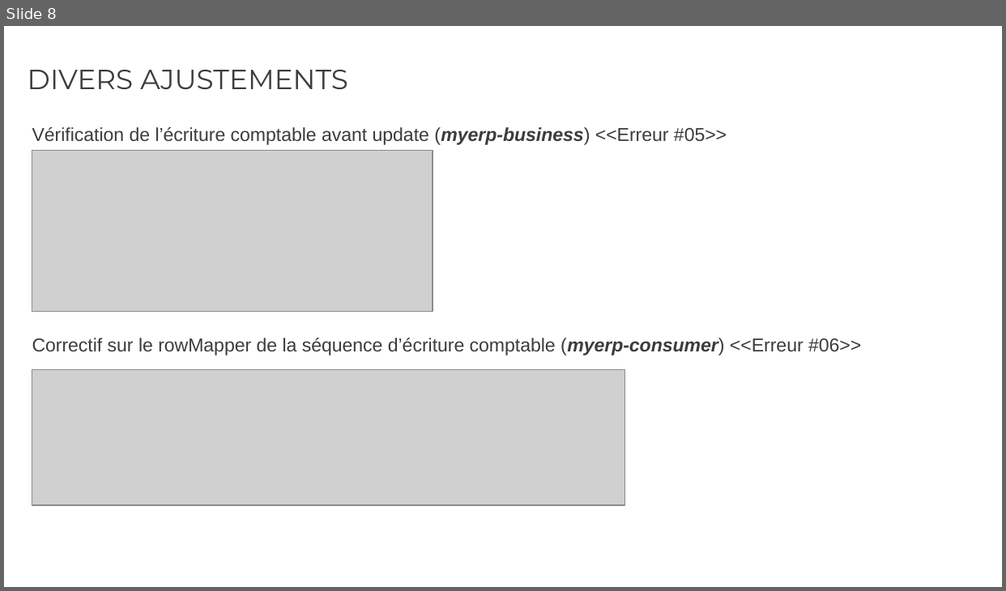
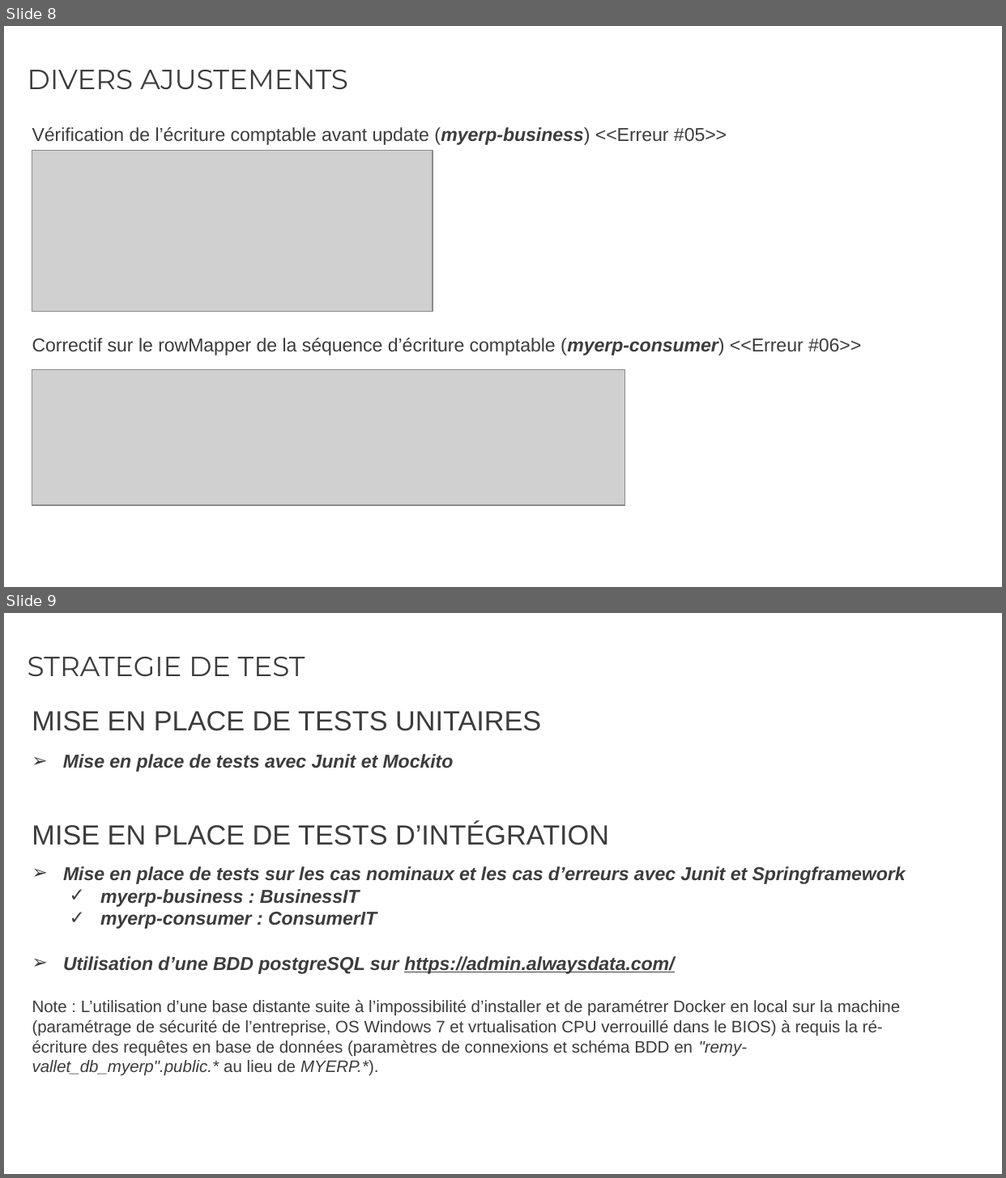
Before and after one commit to rvallet/ocp9-projetB4, a slide deck: doc/Présentation_OCP9_projetB4.pptx. Shown one above the other, each under a label of ours: slide 8 before the commit, slides 8 and 9 after it. The pictures are 1006x591 and 1006x1178 pixels, drawn with LibreOffice and Linux fonts; fonts in the diff are those of the drawing; grey boxes stand for pictures. Boxes give left, top, right and bottom in pixels: in the first picture for what was removed or moved away, otherwise in the second. Text is boxed around its words. In the diff, an @@ line names an element or a change of style, - is before the commit and + after.

```diff
--- a/doc/Présentation_OCP9_projetB4.pptx
+++ b/doc/Présentation_OCP9_projetB4.pptx
@@ slide 9 added at [4, 613, 1002, 1174], background #FFFFFF @@
@@ title added at [27, 657, 305, 676], 20 pt, text #3C3C3C @@
+STRATEGIE DE TEST
@@ text added at [32, 711, 541, 731], 20 pt, text #3C3C3C @@
+MISE EN PLACE DE TESTS UNITAIRES
@@ text added at [63, 754, 454, 772], 13.5 pt, text #3C3C3C, bold, italic @@
+➢ Mise en place de tests avec Junit et Mockito
@@ text added at [32, 822, 609, 845], 20 pt, text #3C3C3C @@
+MISE EN PLACE DE TESTS D’INTÉGRATION
@@ text added at [32, 867, 906, 1076], 12 pt, text #3C3C3C @@
+➢ Mise en place de tests sur les cas nominaux et les cas d’erreurs avec Junit et Springframework
+  ✓ myerp-business : BusinessIT
+  ✓ myerp-consumer : ConsumerIT
+➢ Utilisation d’une BDD postgreSQL sur https://admin.alwaysdata.com/
+Note : L’utilisation d’une base distante suite à l’impossibilité d’installer et de paramétrer Docker en local sur la machine (paramétrage de sécurité de l’entreprise, OS Windows 7 et vrtualisation CPU verrouillé dans le BIOS) à requis la ré-écriture des requêtes en base de données (paramètres de connexions et schéma BDD en "remy-vallet_db_myerp".public.* au lieu de MYERP.*).
```
Also in this commit, not shown: 3 slides changed, 2 slides removed, 6 other files.
